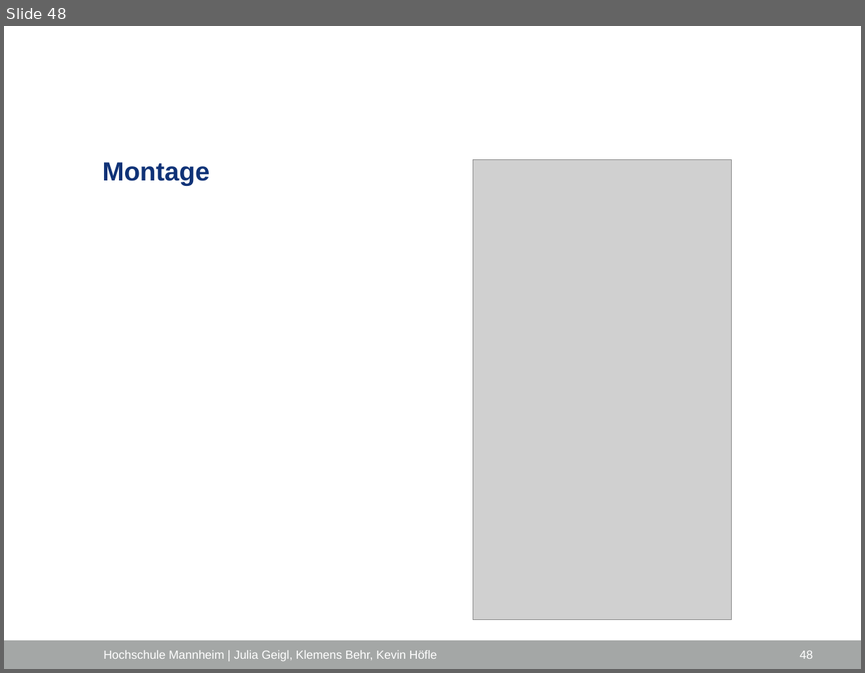
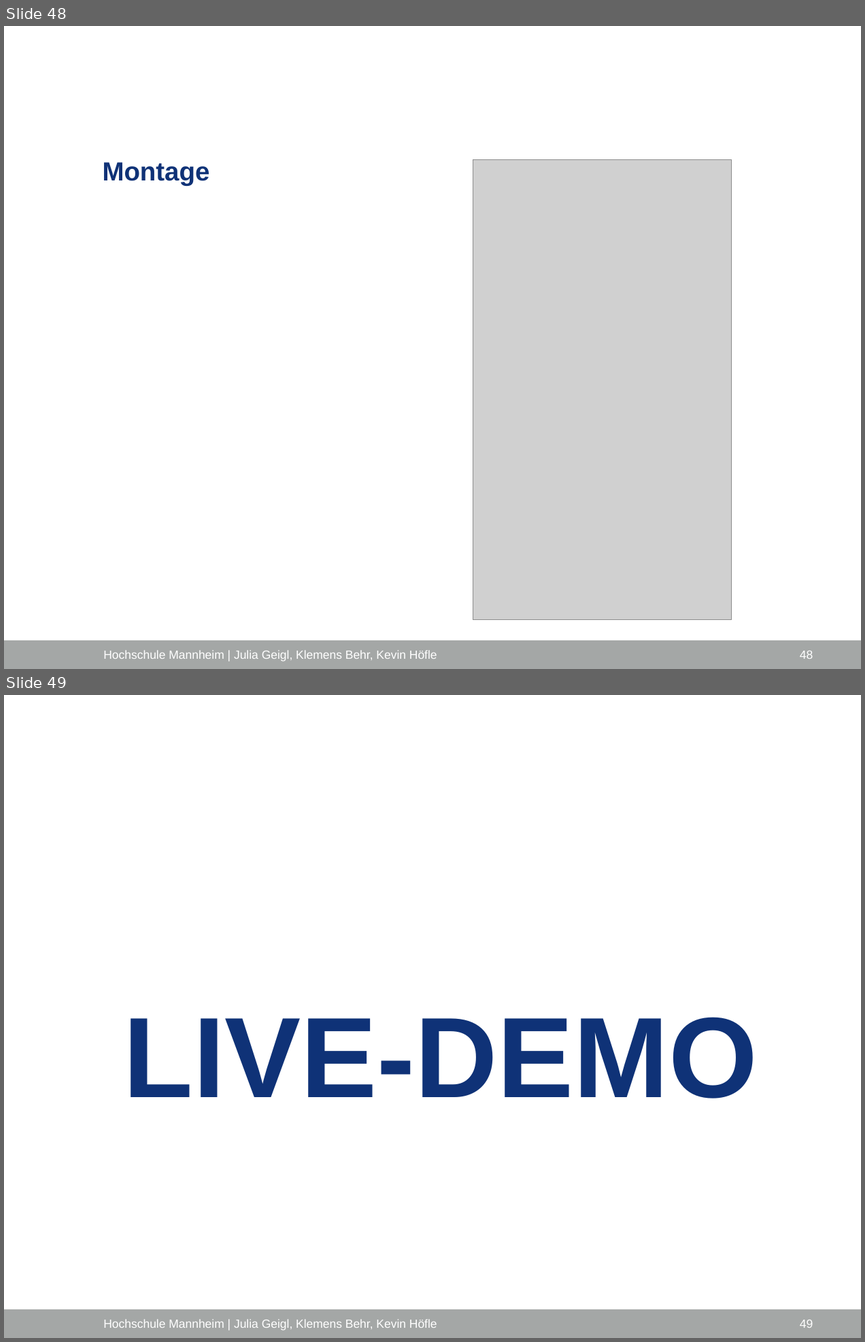
Before and after one commit to ProjektlaborEmbeddedSecurity/Presentation, a slide deck: PES_FH_VERS.pptx. Shown one above the other, each under a label of ours: slide 48 before the commit, slides 48 and 49 after it. The pictures are 865x673 and 865x1342 pixels, drawn with LibreOffice and Linux fonts; fonts in the diff are those of the drawing; grey boxes stand for pictures; background and template pictures are left out. Boxes give left, top, right and bottom in pixels: in the first picture for what was removed or moved away, otherwise in the second. Text is boxed around its words. In the diff, an @@ line names an element or a change of style, - is before the commit and + after.

```diff
--- a/PES_FH_VERS.pptx
+++ b/PES_FH_VERS.pptx
@@ slide 49 added at (x1=4, y1=695, x2=861, y2=1338), background #FFFFFF; not listed: 1 template element that a slide beside it also shows @@
@@ title added at (x1=124, y1=1017, x2=757, y2=1098), 96 pt, text #0F3277, bold @@
+LIVE-DEMO
@@ text added at (x1=103, y1=1319, x2=437, y2=1330), 10 pt, text #FFFFFF @@
+Hochschule Mannheim | Julia Geigl, Klemens Behr, Kevin Höfle
@@ page number added at (x1=800, y1=1319, x2=813, y2=1327), 10 pt, text #FFFFFF @@
+49
```
Also in this commit, not shown: 7 slides changed.
